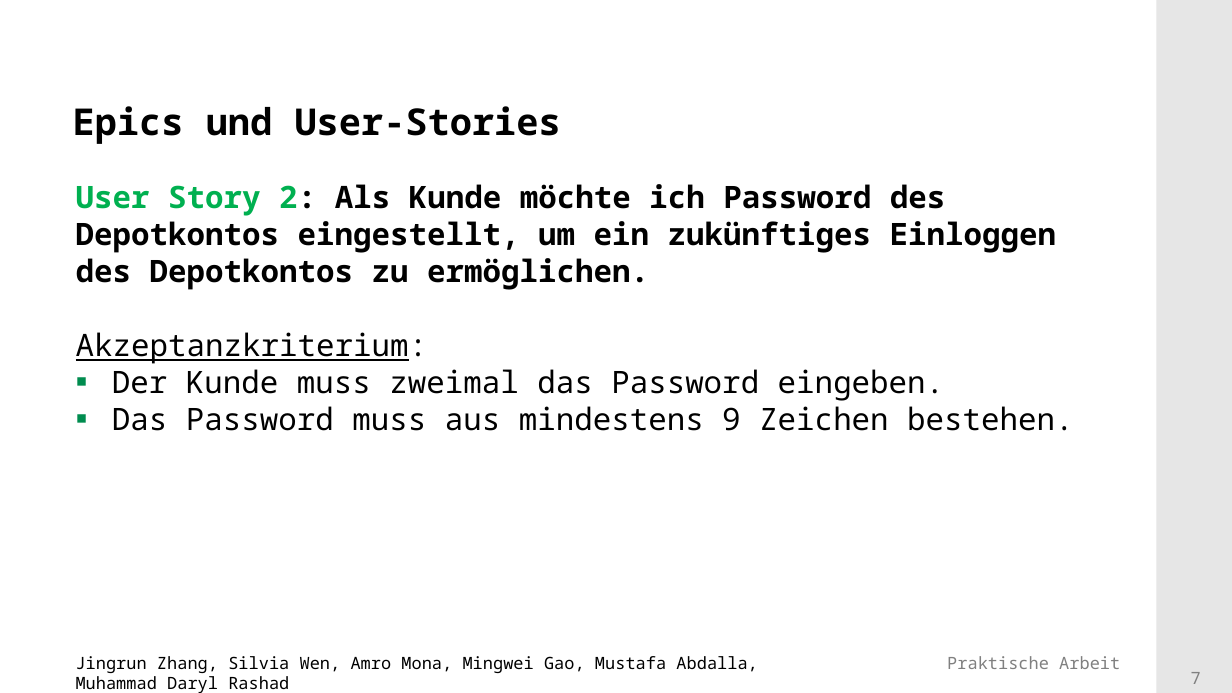
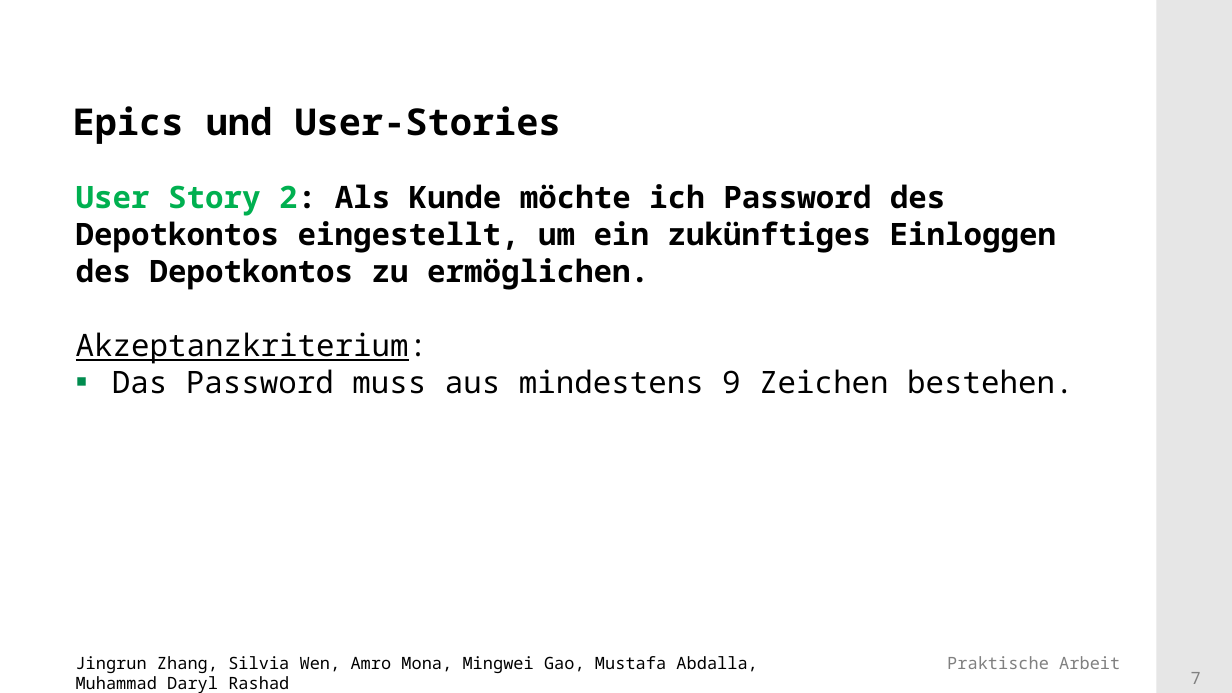
Before and after one commit to Mufasaxi/SimpleBank, a slide deck: slide 7 of prototype/Praesentation_Vorlage_OOP_2023_2_OOP.pptx. Drawn at 1232x693 pixels with LibreOffice and Linux fonts; fonts in the diff are those of the drawing; background and template pictures are left out. Boxes give left, top, right and bottom in pixels: in the first picture for what was removed or moved away, otherwise in the second. Text is boxed around its words. In the diff, an @@ line names an element or a change of style, - is before the commit and + after.

Commit message:
fix user stories akzeptanzkriterium

```diff
--- a/prototype/Praesentation_Vorlage_OOP_2023_2_OOP.pptx
+++ b/prototype/Praesentation_Vorlage_OOP_2023_2_OOP.pptx
@@ text at (112,369,944,401): paragraph removed @@
-▪ Der Kunde muss zweimal das Password eingeben.
```
Also in this commit, not shown: 1 other slide changed, 1 other file.
